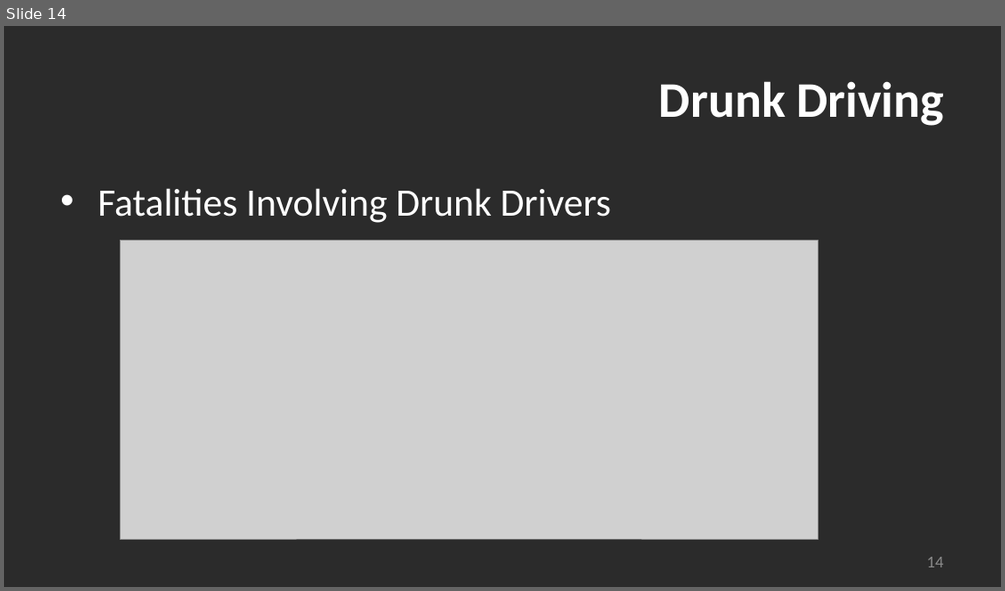
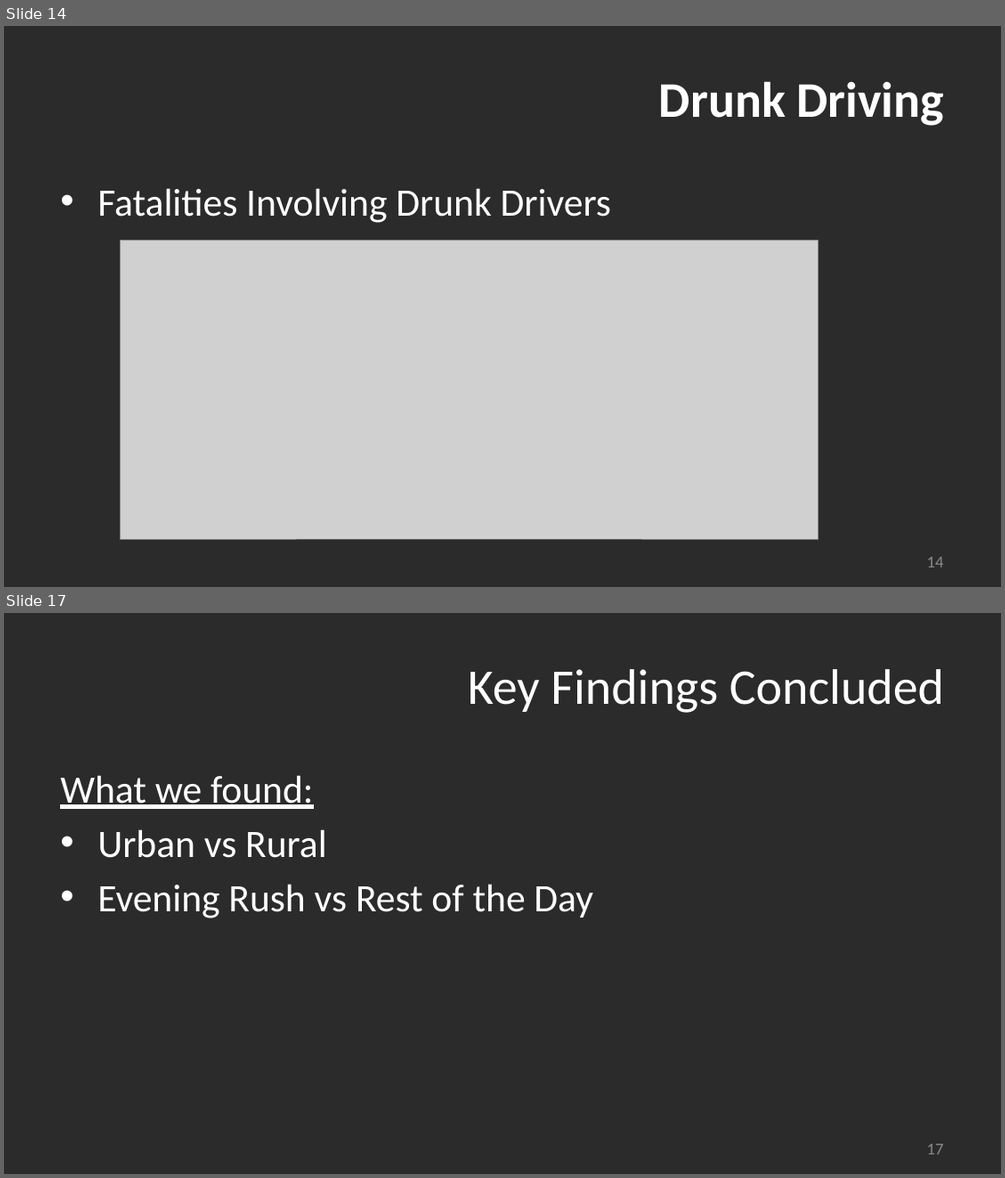
Before and after one commit to madams11/DataR-Project, a slide deck: US Bicycle Fatalities_Group 4_v2.pptx. Shown one above the other, each under a label of ours: slide 14 before the commit, slides 14 and 17 after it; the slides between them are not shown. The pictures are 1005x591 and 1005x1178 pixels, drawn with LibreOffice and Linux fonts; fonts in the diff are those of the drawing; grey boxes stand for pictures; background and template pictures are left out; a plain dark background stands for a picture behind light text. Boxes give left, top, right and bottom in pixels: in the first picture for what was removed or moved away, otherwise in the second. Text is boxed around its words. In the diff, an @@ line names an element or a change of style, - is before the commit and + after.

```diff
--- a/US Bicycle Fatalities_Group 4_v2.pptx
+++ b/US Bicycle Fatalities_Group 4_v2.pptx
@@ slide 17 added at [4, 613, 1001, 1174], background picture (left out) @@
@@ title added at [468, 669, 944, 713], 48 pt, text #FFFFFF @@
+Key Findings Concluded
@@ text added at [60, 775, 593, 918], 37.3 pt, text #FFFFFF @@
+What we found:
+• Urban vs Rural
+• Evening Rush vs Rest of the Day
@@ page number added at [927, 1143, 944, 1154], 16 pt, text #8C8C8C @@
+17
```
Also in this commit, not shown: 3 slides changed, 2 slides removed.
